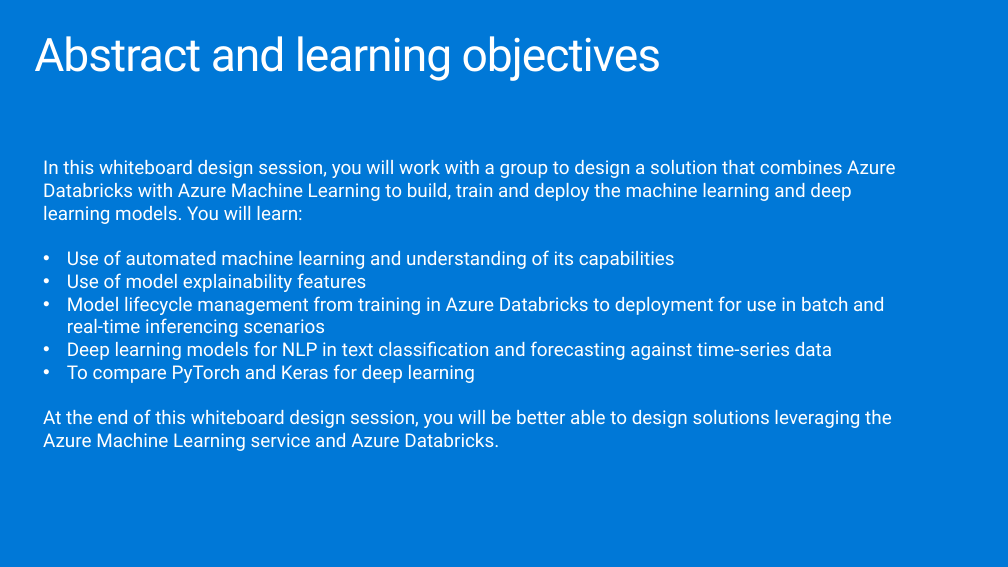
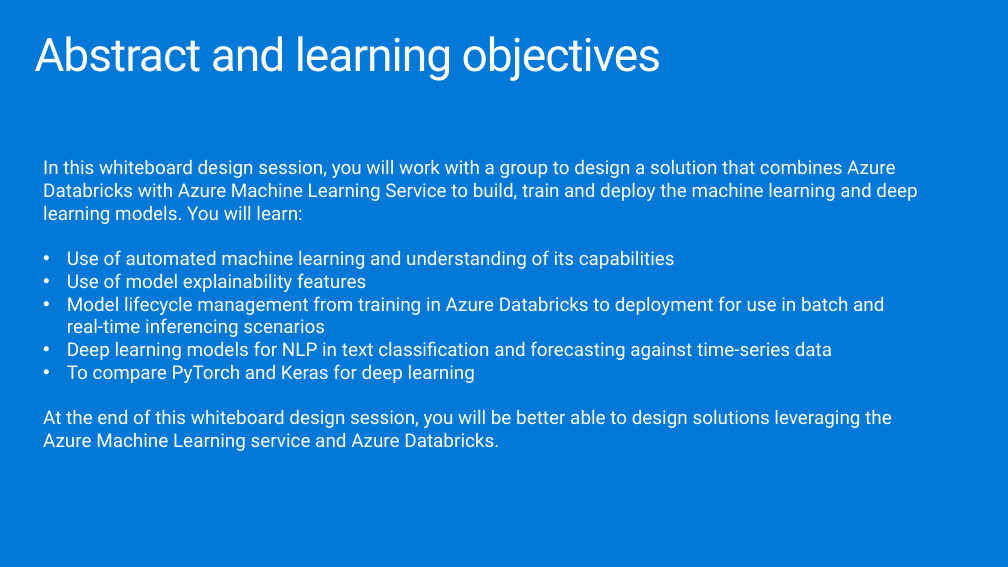
Before and after one commit to solliancenet/mcw-ai-with-azure-databricks-and-azure-machine-learning, a slide deck: slide 2 of Whiteboard design session/WDS trainer presentation - AI with Databricks and Azure Machine Learning.pptx. Drawn at 1008x567 pixels with LibreOffice and Linux fonts; fonts in the diff are those of the drawing. Boxes give left, top, right and bottom in pixels: in the first picture for what was removed or moved away, otherwise in the second. Text is boxed around its words. In the diff, an @@ line names an element or a change of style, - is before the commit and + after.

```diff
--- a/Whiteboard design session/WDS trainer presentation - AI with Databricks and Azure Machine Learning.pptx
+++ b/Whiteboard design session/WDS trainer presentation - AI with Databricks and Azure Machine Learning.pptx
@@ text at box(43, 159, 917, 224): text changed @@
-In this whiteboard design session, you will work with a group to design a solution that combines Azure Databricks with Azure Machine Learning to build, train and deploy the machine learning and deep learning models. You will learn:
+In this whiteboard design session, you will work with a group to design a solution that combines Azure Databricks with Azure Machine Learning Service to build, train and deploy the machine learning and deep learning models. You will learn:
```
Also in this commit, not shown: 3 other slides changed.
